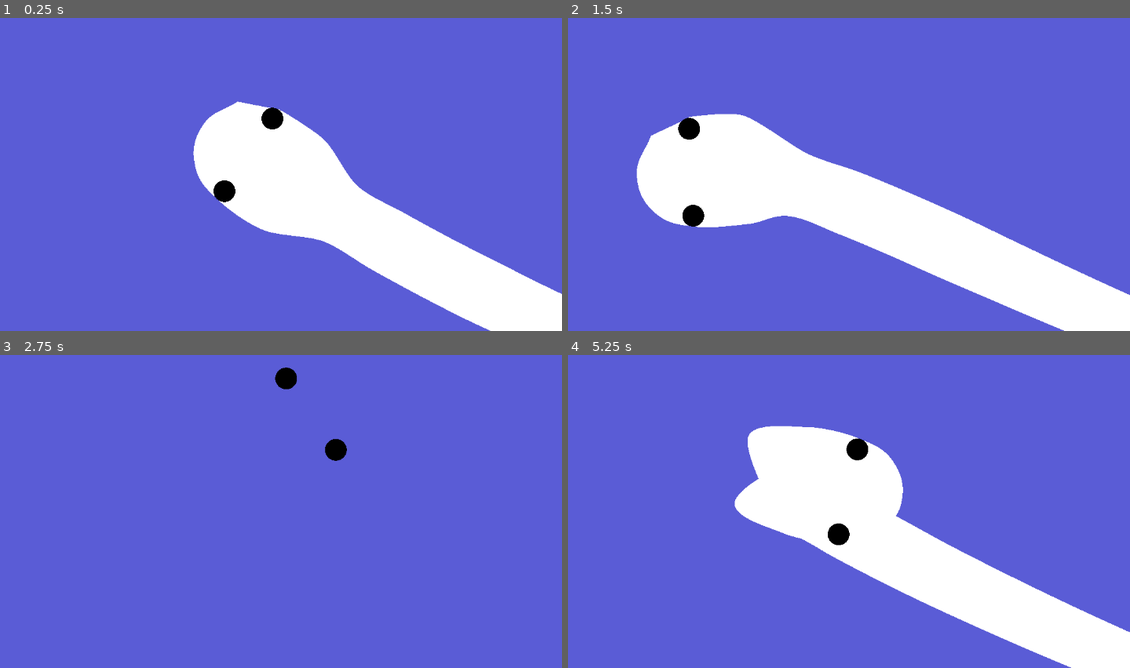
Above: before the commit, frames 1-4 (two rows, left to right).
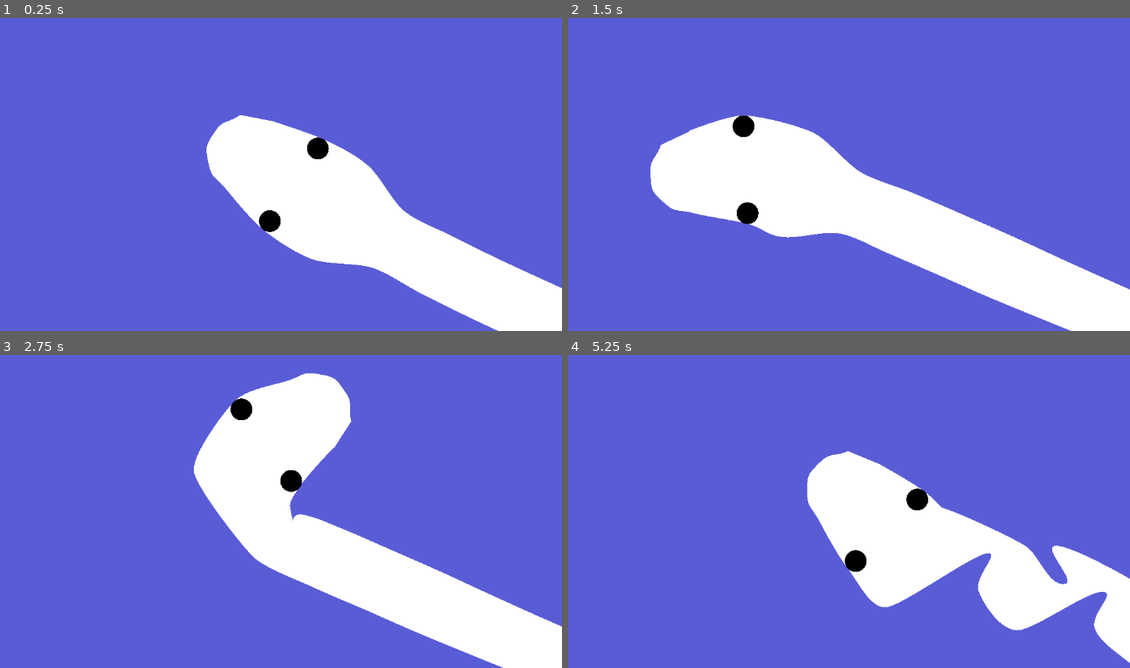
Above: after the commit, the same moments.

Repository: lucasbiancogs/procedural_animation
Game: Godot game, scene res://procedural_animation.tscn
The game is run twice, just before and just after one commit, with the same random seed, the same clock (stepped at 60 frames per second) and the same inputs.
Inputs (mouse positions are in pixels of both pictures, inside the frame that each line leads up to):
- Up to frame 1 (0.25 s): no input
- Up to frame 2 (1.5 s): tap Enter at 0.5 s; move the mouse to (955, 136) at 0.52 s; tap Space at 1.25 s; move the mouse to (691, 171) at 1.27 s
- Up to frame 3 (2.75 s): tap Enter at 2 s; move the mouse to (309, 414) at 2.02 s
- Up to frame 4 (5.25 s): tap Space at 2.75, 4.25 s; move the mouse to (787, 561) at 2.77 s; tap Enter at 3.5 s; move the mouse to (1006, 545) at 3.52 s; move the mouse to (629, 439) at 4.27 s; move the mouse to (849, 492) at 5.02 s

The runs differ from the first frame. In frame 1, 4.4% of the frame differs, in the area x 34-100%, y 26-100%; in frame 2, 4.6%; in frame 3, 21%, in the area x 34-100%, y 4-100%; in frame 4, 16%.

Commit message:
Implement max angle

Diff:
--- a/joint.gd
+++ b/joint.gd
@@ -6,7 +6,10 @@
 var radius = 100
 var joint_distance = 100
 
-var chained_joint: Joint
+var previous_joint: Joint
+var next_joint: Joint
+
+var max_angle = PI / 4
 
 func _process(_delta):
 	if should_move:
@@ -15,9 +18,21 @@
 		_follow_chain()
 
 func _follow_chain():
-	var normal = _direction().normalized()
+	var previous_normal = _previous_joint_direction().normalized()
+	var _normal: Vector2
 
-	position = chained_joint.position + (normal * chained_joint.joint_distance)
+	if next_joint == null:
+		_normal = previous_normal
+	else:
+		var next_normal = _next_joint_direction().normalized()
+		var angle = previous_normal.angle_to(next_normal)
+
+		if angle > 0:
+			_normal = previous_normal if angle > max_angle else Vector2.from_angle(max_angle)
+		else:
+			_normal = previous_normal if angle < -max_angle else Vector2.from_angle(-max_angle)
+
+	position = previous_joint.position + (_normal * joint_distance)
 
 func get_right() -> Vector2:
 	return _get_point(3 * PI / 2) + position
@@ -40,14 +55,20 @@
 func get_point(rad) -> Vector2:
 	return _get_point(rad) + position
 
-func _direction() -> Vector2:
-	var pos_a = chained_joint.position
+func _previous_joint_direction() -> Vector2:
+	var pos_a = previous_joint.position
+	var pos_b = position
+
+	return pos_a - pos_b if should_move else pos_b - pos_a
+
+func _next_joint_direction() -> Vector2:
+	var pos_a = next_joint.position
 	var pos_b = position
 
 	return pos_a - pos_b if should_move else pos_b - pos_a
 
 func _get_point(rad) -> Vector2:
-	return Vector2(radius * cos(rad + _direction().angle()), radius * sin(rad + _direction().angle()))
+	return Vector2(radius * cos(rad + _previous_joint_direction().angle()), radius * sin(rad + _previous_joint_direction().angle()))
 
 func _draw():
 	if should_draw:
--- a/procedural_animation.gd
+++ b/procedural_animation.gd
@@ -2,7 +2,7 @@
 
 var joints = []
 
-var joints_radius = [100, 100, 60, 60, 60, 60, 58, 56, 54, 52, 50, 48, 46, 44, 42, 40, 40, 40, 40, 40, 40, 38, 38]
+var joints_radius = [75, 100, 100, 60, 60, 60, 60, 58, 56, 54, 52, 50, 48, 46, 44, 42, 40, 40, 40, 40, 40, 40, 38, 38]
 var joint_distance = 100
 var should_draw_joints = false
 var should_draw_polygon = true
@@ -31,8 +31,8 @@
 	var left_eye = eyes[0]
 	var right_eye = eyes[1]
 
-	left_eye.position = joints[0].get_left_eye(20)
-	right_eye.position = joints[0].get_right_eye(20)
+	left_eye.position = joints[1].get_left_eye(20)
+	right_eye.position = joints[1].get_right_eye(20)
 
 func _setup_eyes():
 	var left_eye = Eyes.new()
@@ -116,10 +116,13 @@
 		new_joint.radius = joints_radius[i]
 		new_joint.joint_distance = joint_distance
 		new_joint.position = joints[i].position + Vector2(joints_radius[i], 0)
-		new_joint.chained_joint = joints[i]
+		new_joint.previous_joint = joints[i]
+
+		joints[i - 1].next_joint = new_joint
+
 		joints.append(new_joint)
 
-	joints[0].chained_joint = joints[1]
+	joints[0].previous_joint = joints[1]
 
 	for joint in joints:
 		add_child(joint)
